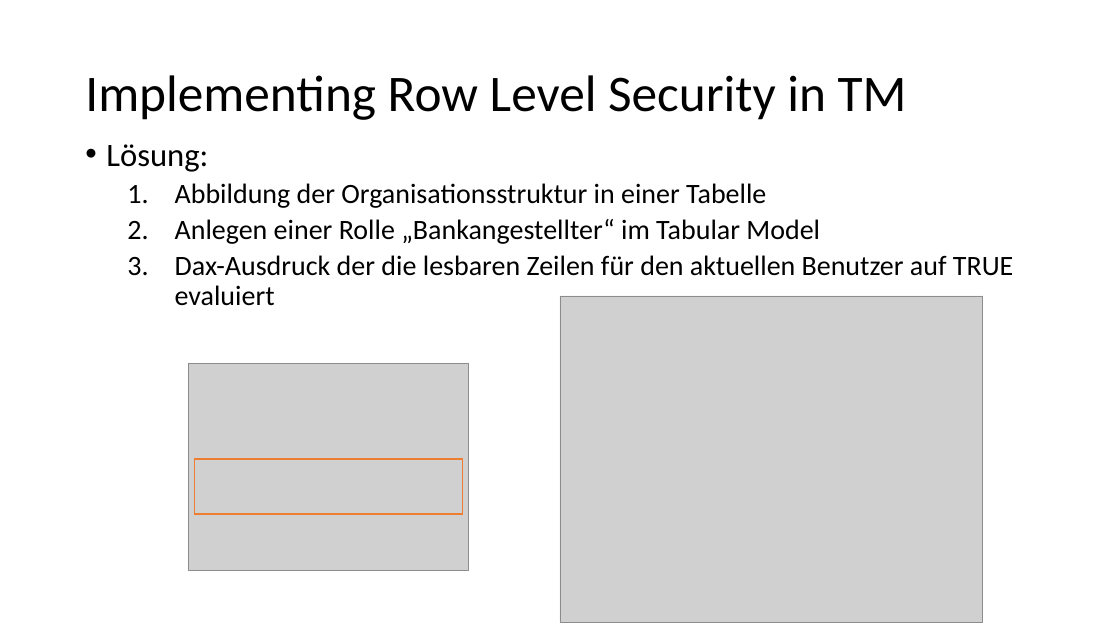
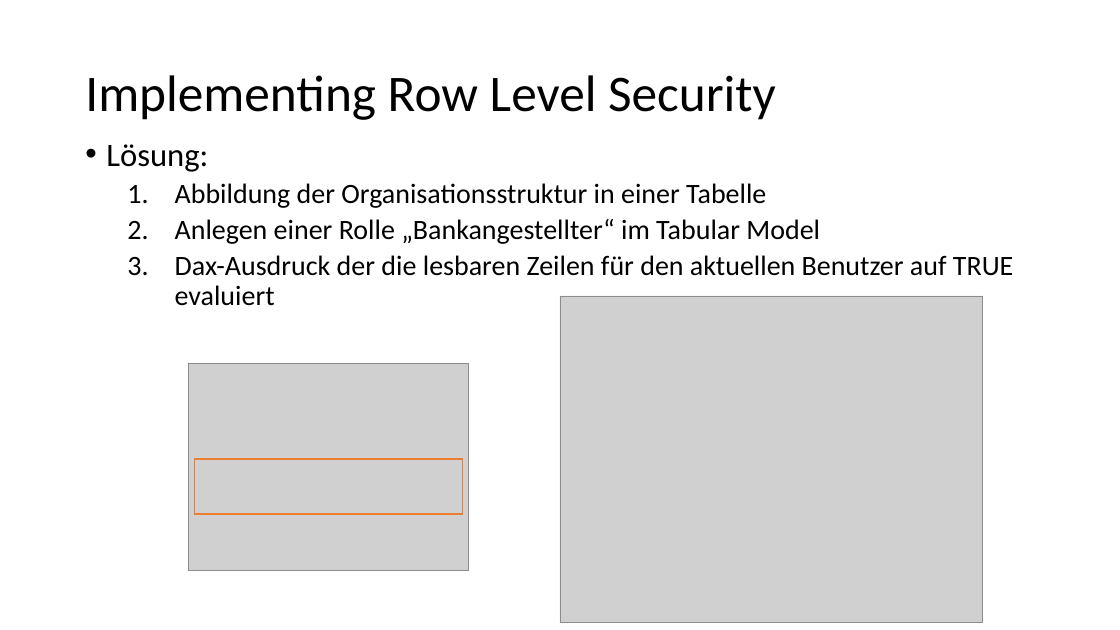
Before and after one commit to LukasSteindl/tabularmodelforfinance, a slide deck: slide 16 of Slides.pptx (slide 15 before the commit). Drawn at 1120x630 pixels with LibreOffice and Linux fonts; fonts in the diff are those of the drawing; grey boxes stand for pictures. Boxes give left, top, right and bottom in pixels: in the first picture for what was removed or moved away, otherwise in the second. Text is boxed around its words. In the diff, an @@ line names an element or a change of style, - is before the commit and + after.

```diff
--- a/Slides.pptx
+++ b/Slides.pptx
@@ title at [85, 75, 776, 120]: text changed @@
-Implementing Row Level Security in TM
+Implementing Row Level Security
```
Also in this commit, not shown: 5 other slides changed, 3 slides added, 3 slides removed.
